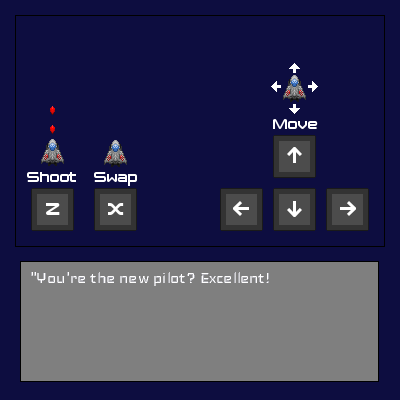
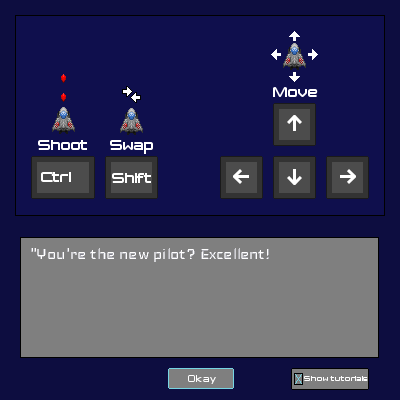
Layer changes from the first 400 × 400 image to the second:
added layer "Layer #3" above "Layer #1" over (188, 375, 368, 384)
added layer "Layer #1" above "icons" over (168, 368, 369, 390)
painted on "icons" over (27, 31, 318, 186)
moved "text" above "Layer #2", painted on it over (31, 248, 269, 286)
painted on "Layer #2" over (41, 115, 356, 217)
painted on "buttons" over (31, 103, 369, 231)
painted on "Layer" over (15, 16, 385, 382)
